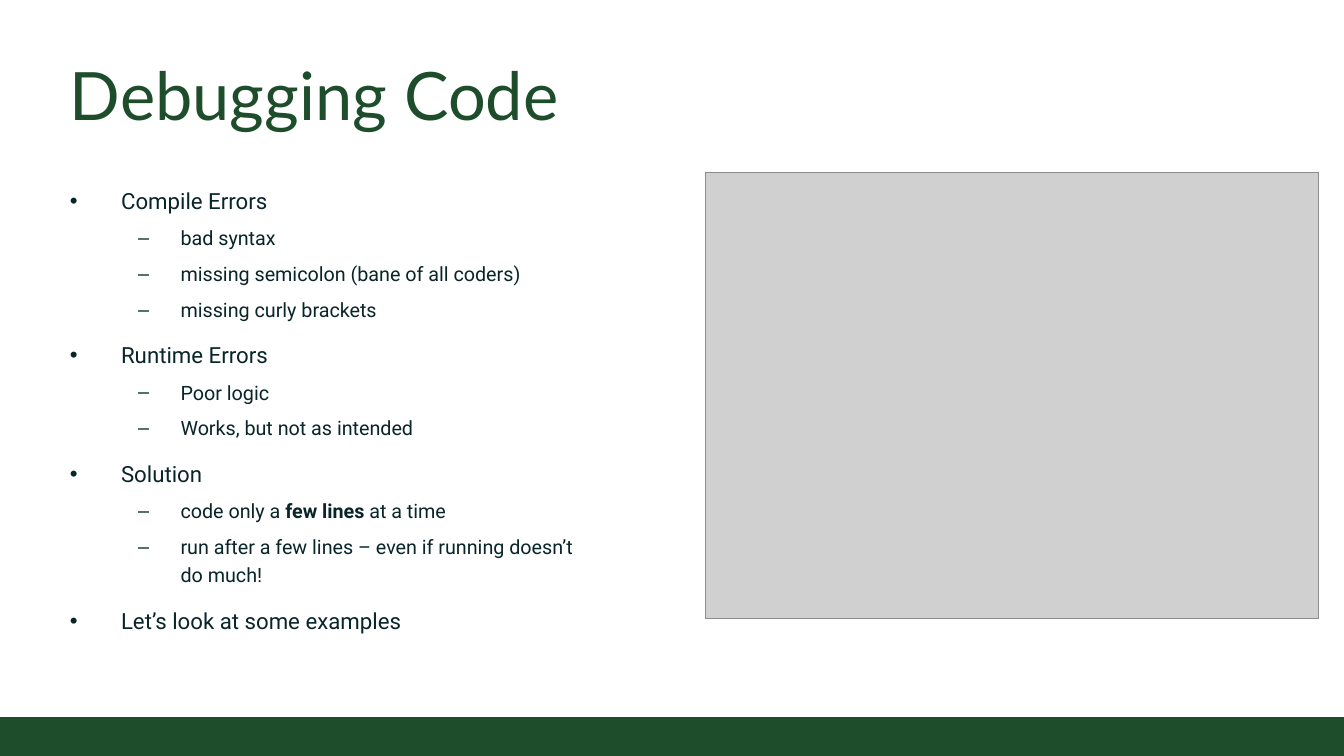
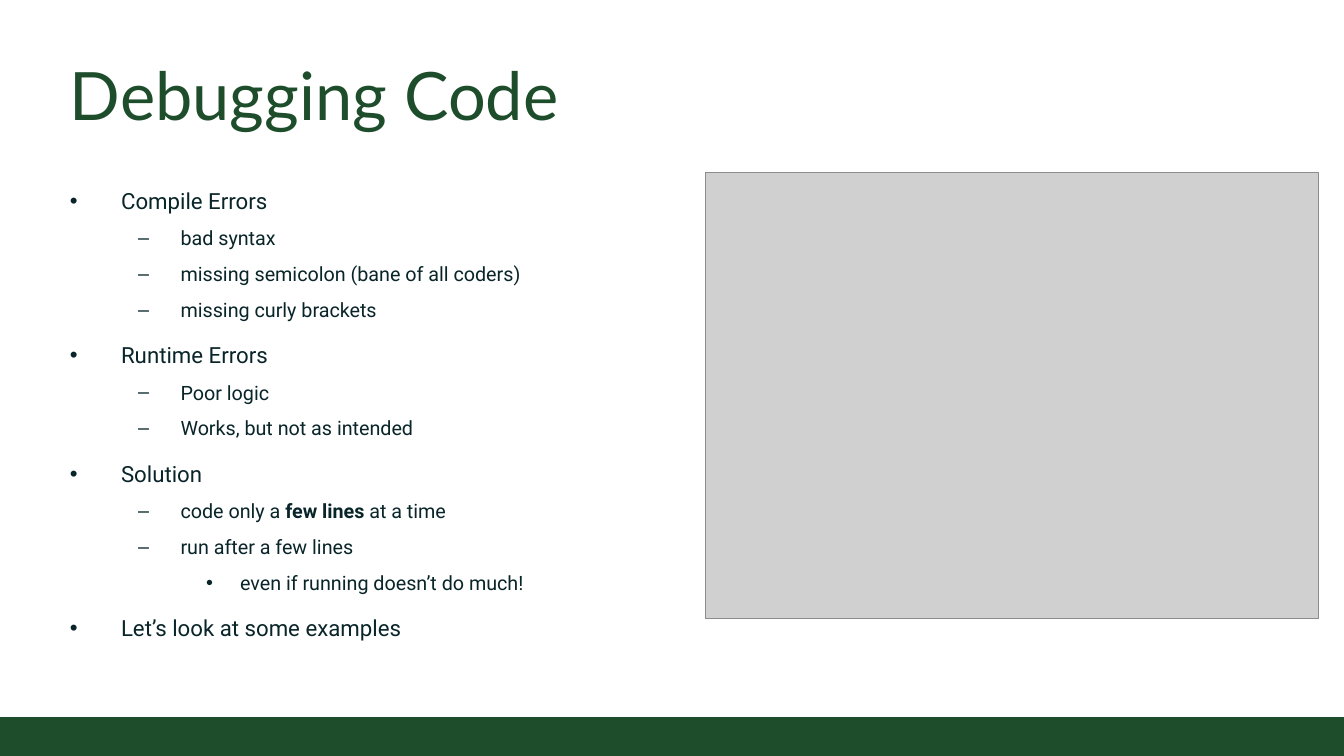
Before and after one commit to CSU-CS150/handouts, a slide deck: slide 5 of helpsessions/week2/strings.pptx. Drawn at 1344x756 pixels with LibreOffice and Linux fonts; fonts in the diff are those of the drawing; grey boxes stand for pictures; background and template pictures are left out. Boxes give left, top, right and bottom in pixels: in the first picture for what was removed or moved away, otherwise in the second. Text is boxed around its words. In the diff, an @@ line names an element or a change of style, - is before the commit and + after.

```diff
--- a/helpsessions/week2/strings.pptx
+++ b/helpsessions/week2/strings.pptx
@@ text at [181, 539, 523, 594]: text changed @@
-  – run after a few lines – even if running doesn’t do much!
+  – run after a few lines
+    • even if running doesn’t do much!
```
Also in this commit, not shown: 2 other slides changed.
